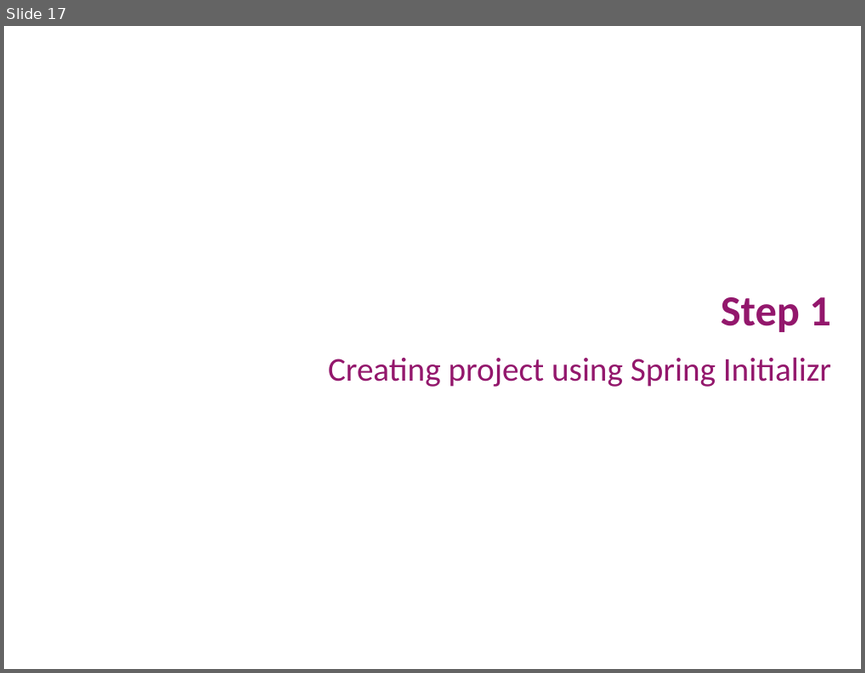
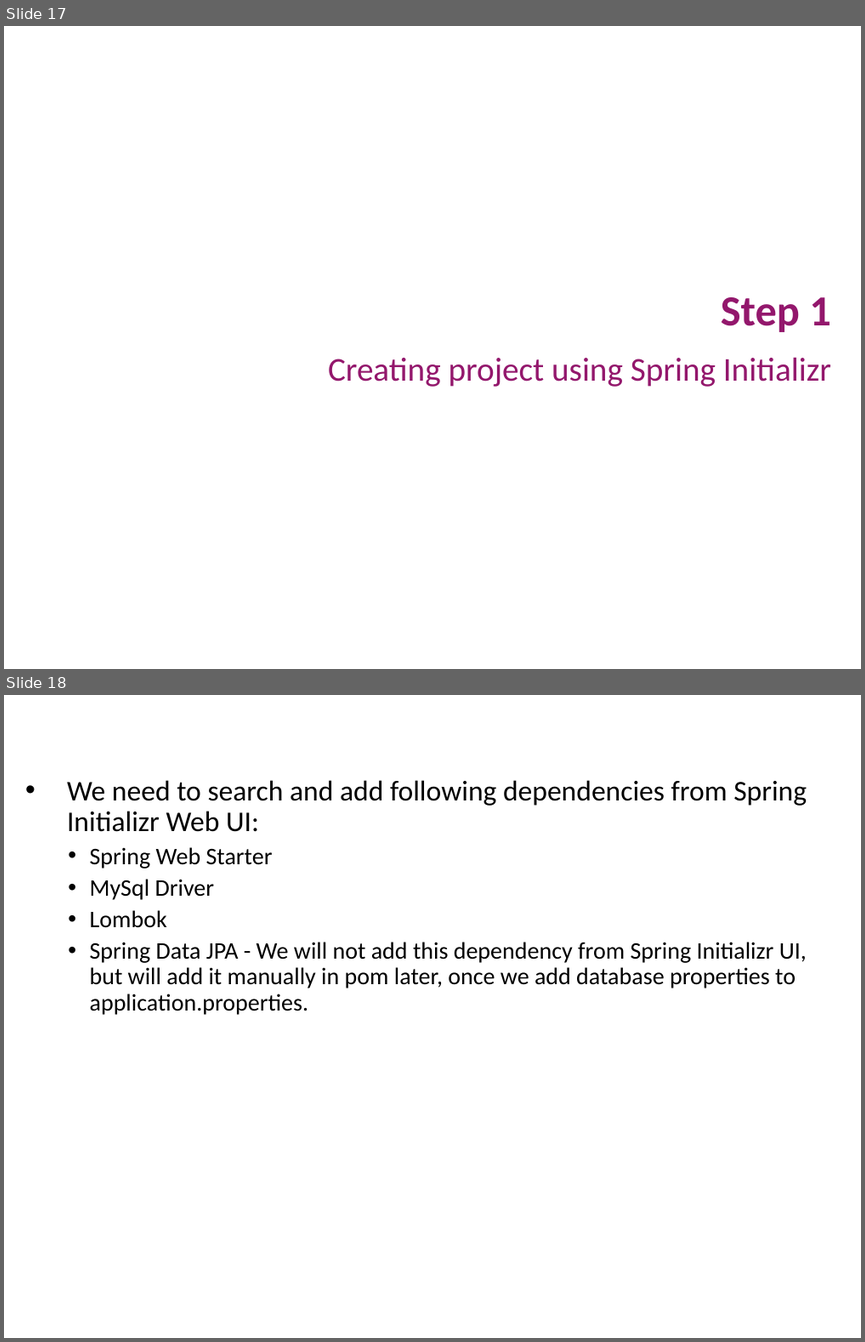
Before and after one commit to vishalrangras/spring-boot-sample, a slide deck: Developing with Spring Boot.pptx. Shown one above the other, each under a label of ours: slide 17 before the commit, slides 17 and 18 after it. The pictures are 865x673 and 865x1342 pixels, drawn with LibreOffice and Linux fonts; fonts in the diff are those of the drawing; background and template pictures are left out. Boxes give left, top, right and bottom in pixels: in the first picture for what was removed or moved away, otherwise in the second. Text is boxed around its words. In the diff, an @@ line names an element or a change of style, - is before the commit and + after.

```diff
--- a/Developing with Spring Boot.pptx
+++ b/Developing with Spring Boot.pptx
@@ slide 18 added at (4, 695, 861, 1338), background #FFFFFF @@
@@ title added at (12, 704, 601, 758), 24 pt, text #FFFFFF, bold @@
+Spring Intializr - Dependencies
@@ text added at (67, 780, 806, 1015), 20 pt, text #000000 @@
+• We need to search and add following dependencies from Spring Initializr Web UI:
+  • Spring Web Starter
+  • MySql Driver
+  • Lombok
+  • Spring Data JPA - We will not add this dependency from Spring Initializr UI, but will add it manually in pom later, once we add database properties to application.properties.
```
Also in this commit, not shown: 16 slides changed, 7 other slides added.
